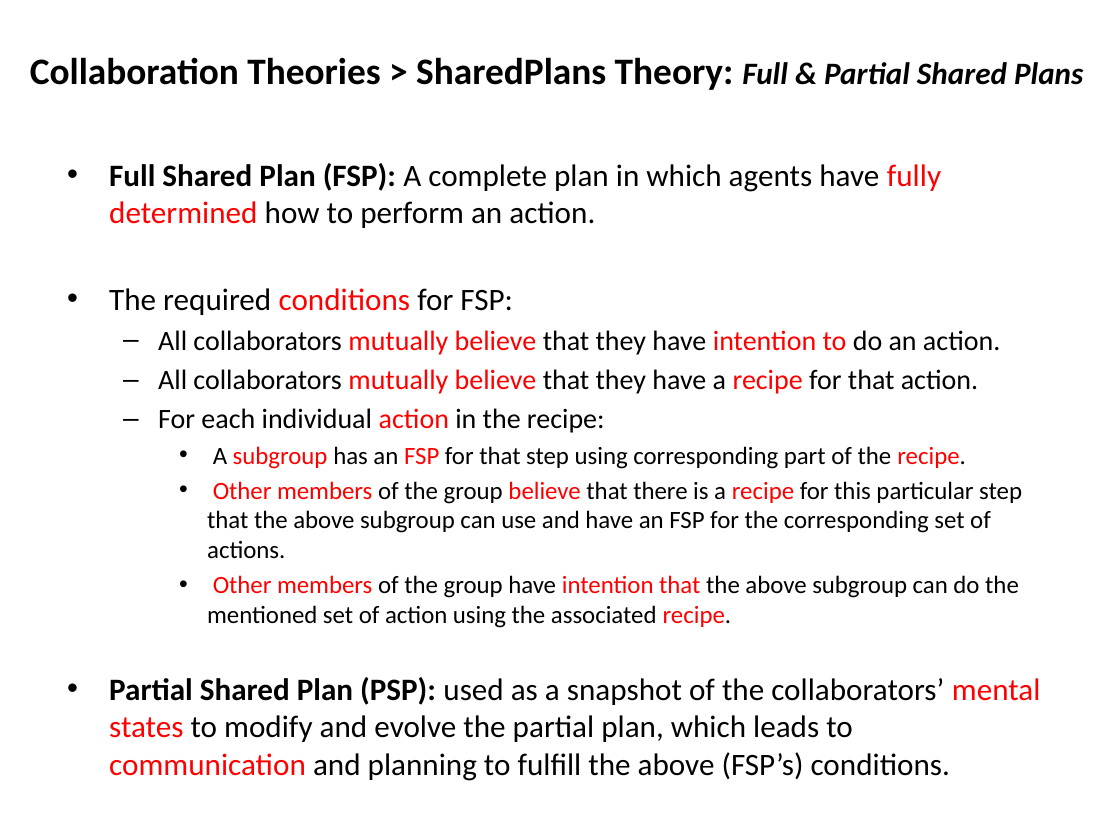
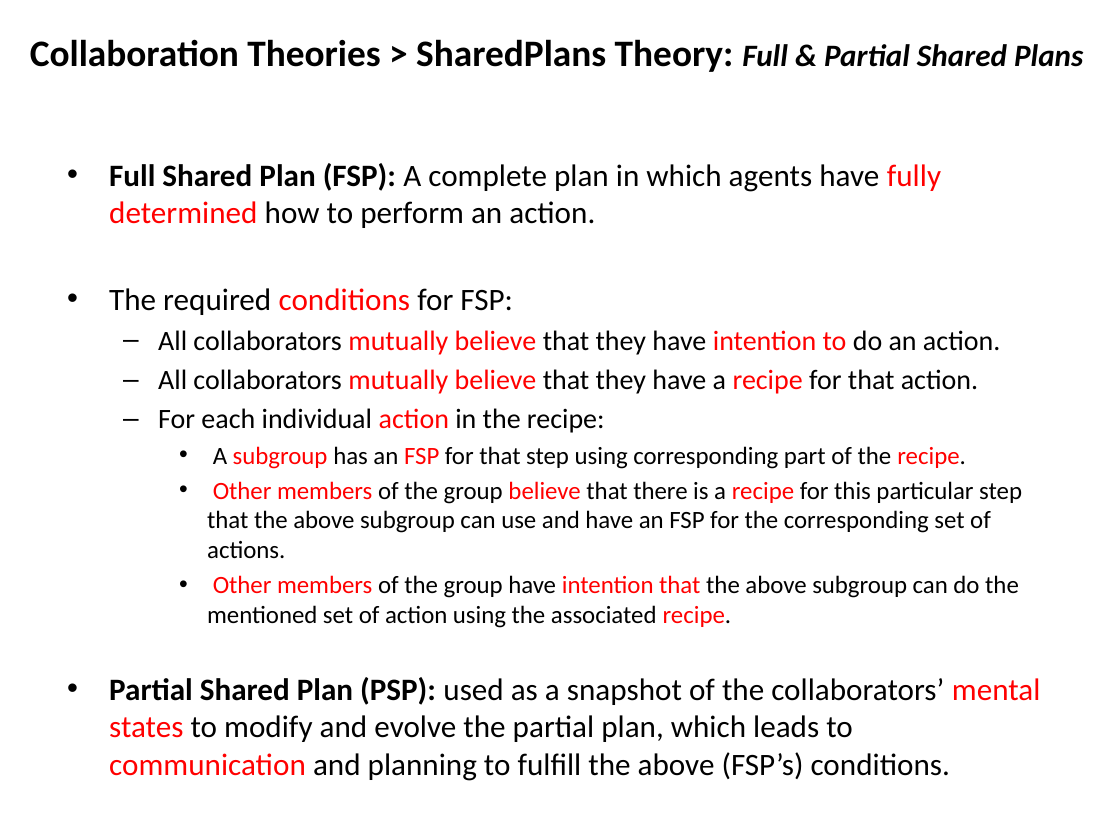
Before and after one commit to mshayganfar/CompExam1, a slide deck: slide 5 of presentation/PhD-comprehensive-exam-2.pptx. Drawn at 1120x840 pixels with LibreOffice and Linux fonts; fonts in the diff are those of the drawing. Boxes give left, top, right and bottom in pixels: in the first picture for what was removed or moved away, otherwise in the second. Text is boxed around its words. In the diff, an @@ line names an element or a change of style, - is before the commit and + after.

```diff
--- a/presentation/PhD-comprehensive-exam-2.pptx
+++ b/presentation/PhD-comprehensive-exam-2.pptx
@@ text "Collaboration Theories > SharedPlans Theory: ...": place and size @@
-text "Collaboration Theories > SharedPlans Theory: ..." at (30,57,1083,90)
+text "Collaboration Theories > SharedPlans Theory: ..." at (30,39,1083,72)
```
Also in this commit, not shown: 7 other slides changed, 1 slide removed.
